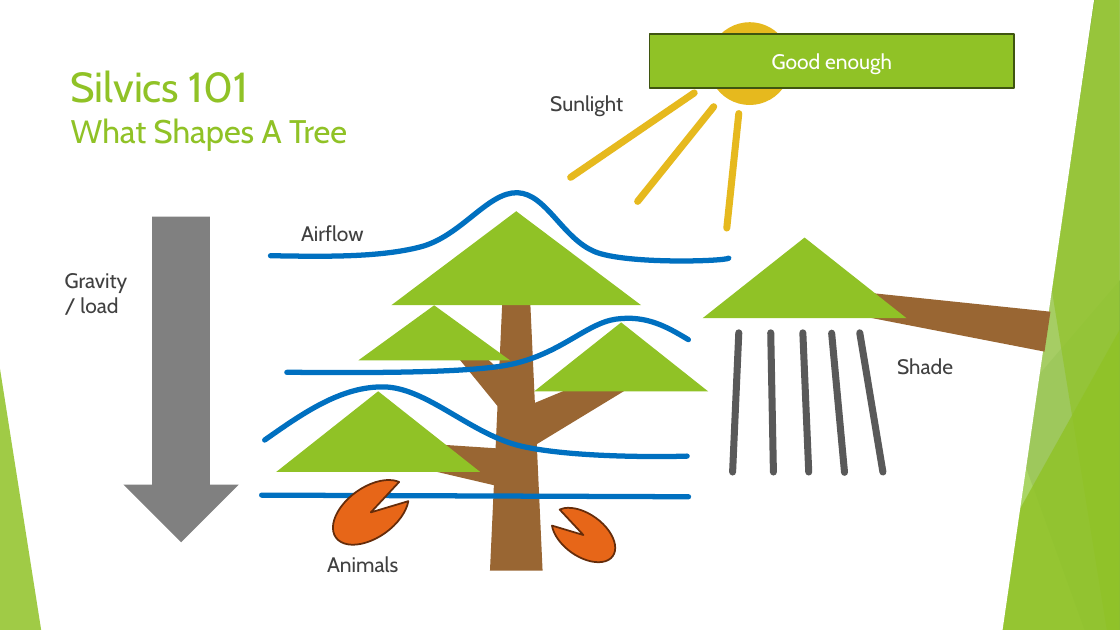
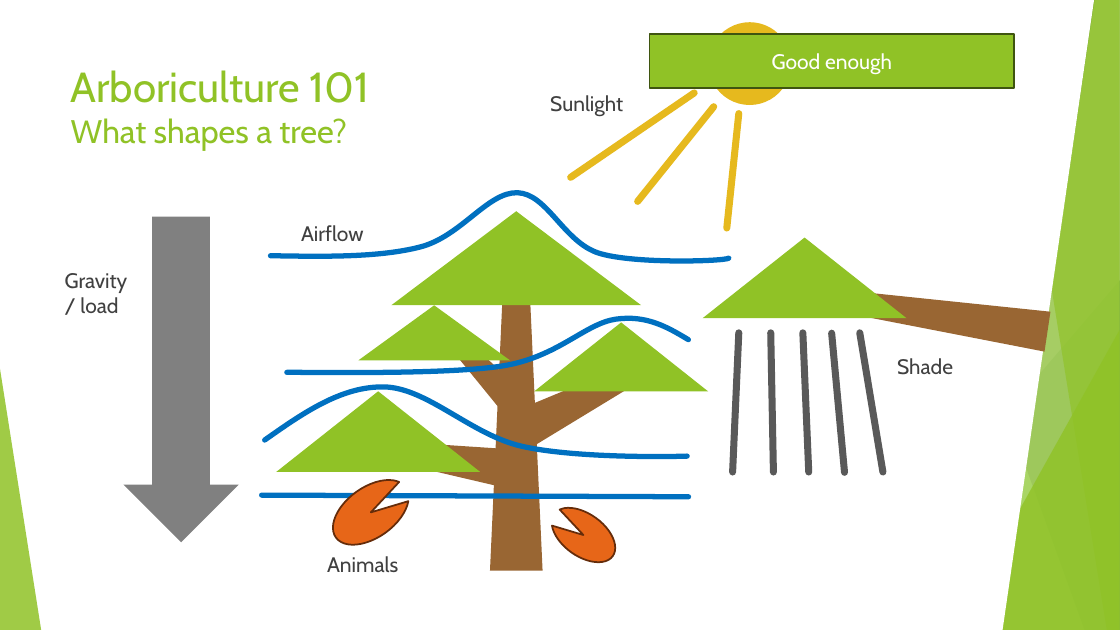
Before and after one commit to AlexLabram/Bonsai, a slide deck: slide 9 of WGCourse/Bonsai On A Budget (running).pptx. Drawn at 1120x630 pixels with LibreOffice and Linux fonts; fonts in the diff are those of the drawing. Boxes give left, top, right and bottom in pixels: in the first picture for what was removed or moved away, otherwise in the second. Text is boxed around its words. In the diff, an @@ line names an element or a change of style, - is before the commit and + after.

Commit message:
Changed slide title bylines to sentence case; looks less awkward Misc fiddles

```diff
--- a/WGCourse/Bonsai On A Budget (running).pptx
+++ b/WGCourse/Bonsai On A Budget (running).pptx
@@ title at [71, 70, 370, 151]: text changed; size 28 to 36 pt @@
-Silvics 101
-What Shapes A Tree
+Arboriculture 101
+What shapes a tree?
```
Also in this commit, not shown: 9 other slides changed.
